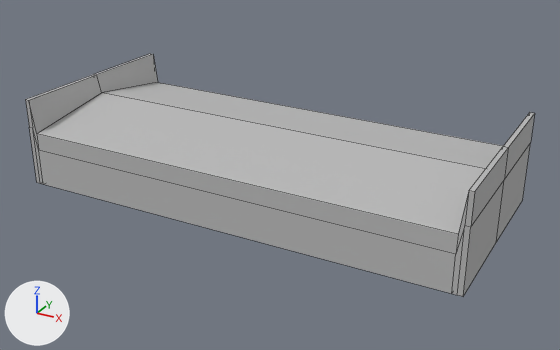
Before and after pictures for a commit that changed the Blender file objetos_construccion/hangar_ats/hangar_ats.blend.
Rendered twice from a 50 mm camera at (34.9, -62.2, 33.0) aimed at (1.0, -0.6, 2.2). The lights are fixed; the arrows at lower left show +X, +Y and +Z. Mesh edges are drawn as thin lines.
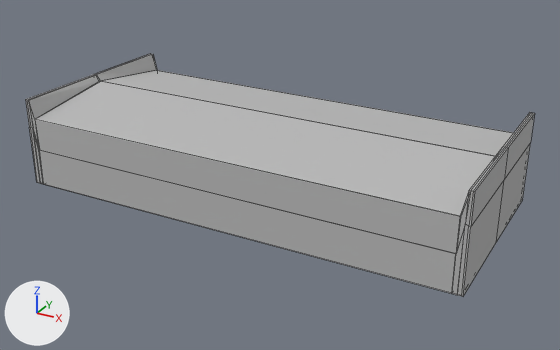
Commit message: cambios hangar

Boxes [x1, y1, x2, y2] around the edits, measured in the pictures (560 x 350 px; the box of a moved part takes in the faces that stretch with it):
'Cube', reshaped, modifiers changed: [25, 54, 535, 296] in both
part 1 of me_cube_003, moved or reshaped: before [29, 54, 503, 296]; after [29, 54, 513, 296]

Diff of the bpy script that builds the scene:
```diff
--- a/objetos_construccion/hangar_ats/hangar_ats.blend.py
+++ b/objetos_construccion/hangar_ats/hangar_ats.blend.py
@@ me_cube_003 @@
 me_cube_003.from_pydata(...)  # 50 vertices, 46 faces; spans x -1.0..1.0, y -1.0..1.0, z -1.0..2.0
 # used by ob_cube; location = (0.0, 0.0, 3.0); scale = (22.5, 10.0, 3.0)
 # before: 13 (-0.96, 1.0, 0.85) at pixel (157, 82), 14 (0.96, 1.0, 0.75), 21 (0.96, -1.0, 0.75) at pixel (458, 234), 22 (-0.96, -1.0, 0.85) at pixel (36, 133)
-me_cube_003.vertices[29].co = (0.96, 0.0, 1.24)
-me_cube_003.vertices[30].co = (-0.96, 0.0, 1.34)  # pixel (101, 92)
-me_cube_003.vertices[40].co = (0.98, -1.0, 1.02)  # pixel (464, 225)
-me_cube_003.vertices[47].co = (0.98, 1.0, 1.02)
+# me_cube_003 part 1
+for i in [13, 14, 21, 22]: me_cube_003.vertices[i].co += Vector((0.0, 0.0, 0.5))
+me_cube_003.vertices[29].co = (0.96, 0.0, 1.67)
+me_cube_003.vertices[30].co = (-0.96, 0.0, 1.78)
+me_cube_003.vertices[40].co = (0.98, -1.0, 1.06)
+me_cube_003.vertices[47].co = (0.98, 1.0, 1.06)
 me_cube_003.materials.append(mat_material)
@@ ob_cube @@
 ob_cube.scale = (22.5, 10.0, 3.0)
+_m = ob_cube.modifiers.new('Solidify', 'SOLIDIFY')
+_m.nonmanifold_thickness_mode = 'FIXED'
+_m.nonmanifold_merge_threshold = 0.0003
```
